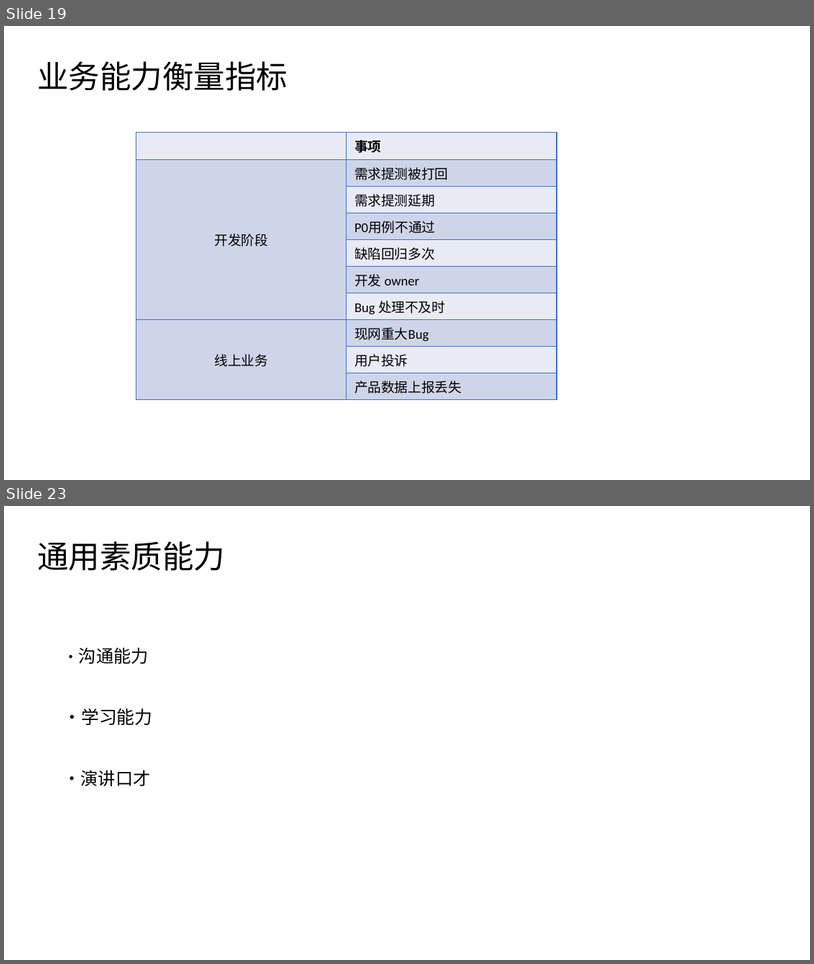
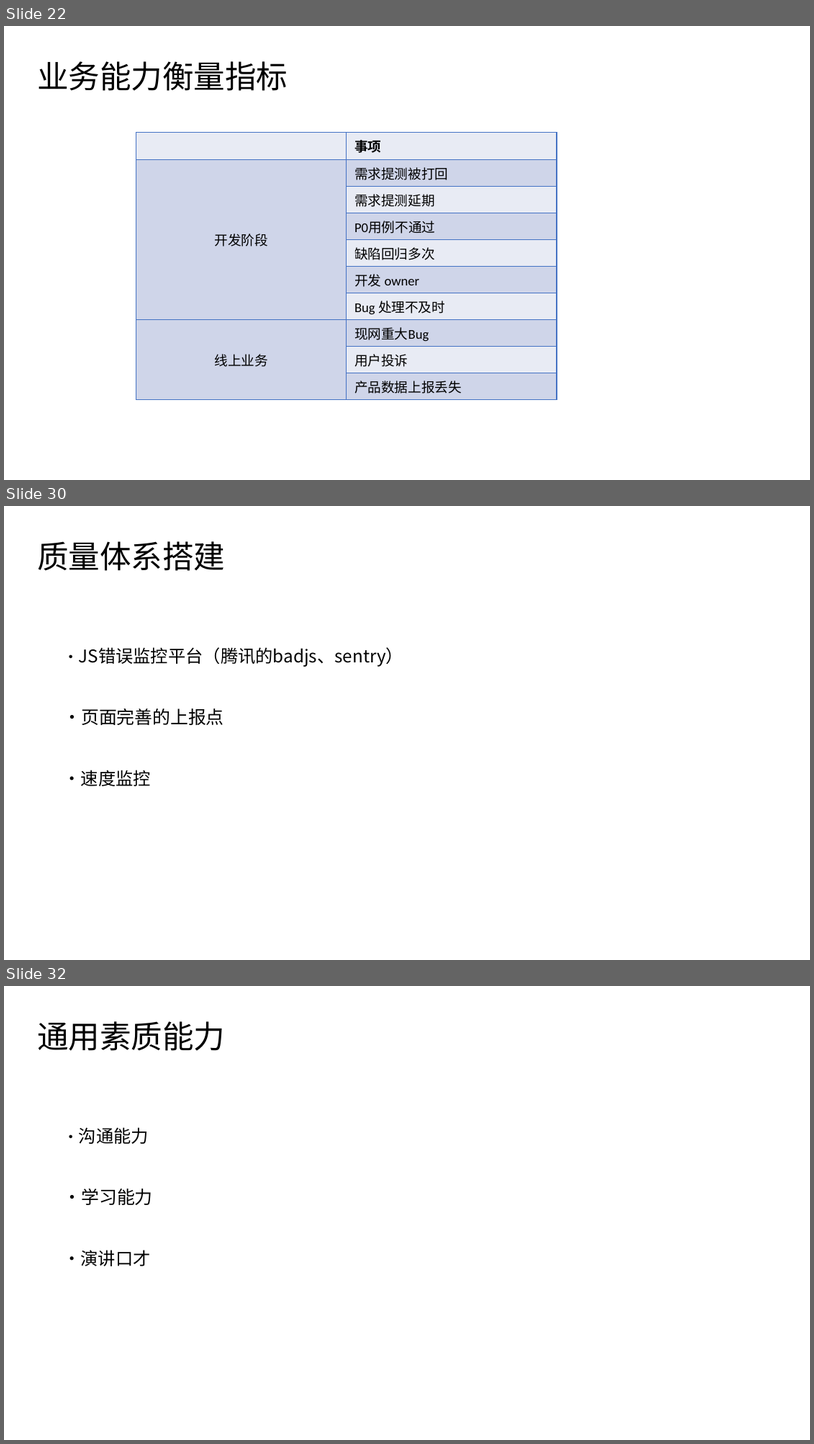
Before and after one commit to cpselvis/sharing, a slide deck: ppt/腾讯课堂Next公开课2019-3-7/《学习前端如何打造核心竞争力》 .pptx. Shown one above the other, each under a label of ours: slides 19 and 23 before the commit, slides 22, 30 and 32 after it; the slides between them are not shown. The pictures are 814x964 and 814x1444 pixels, drawn with LibreOffice and Linux fonts; fonts in the diff are those of the drawing; background and template pictures are left out. Boxes give left, top, right and bottom in pixels: in the first picture for what was removed or moved away, otherwise in the second. Text is boxed around its words. In the diff, an @@ line names an element or a change of style, - is before the commit and + after.

```diff
--- a/ppt/腾讯课堂Next公开课2019-3-7/《学习前端如何打造核心竞争力》 .pptx
+++ b/ppt/腾讯课堂Next公开课2019-3-7/《学习前端如何打造核心竞争力》 .pptx
@@ slide 30 added at bbox=[4, 506, 810, 960], background #FFFFFF @@
@@ text added at bbox=[37, 541, 225, 571], 28 pt, text #000000 @@
+质量体系搭建
@@ text added at bbox=[79, 647, 404, 667], 15.6 pt, text #000000 @@
+·JS错误监控平台（腾讯的badjs、sentry）
@@ text added at bbox=[64, 708, 224, 725], 16 pt, text #000000 @@
+·页面完善的上报点
@@ text added at bbox=[64, 770, 151, 786], 15.6 pt, text #000000 @@
+·速度监控
@@ what was slide 19 is now slide 22 @@
@@ what was slide 23 is now slide 32 @@
```
Also in this commit, not shown: 2 slides changed, 9 other slides added, 1 slide removed, 1 other file.
